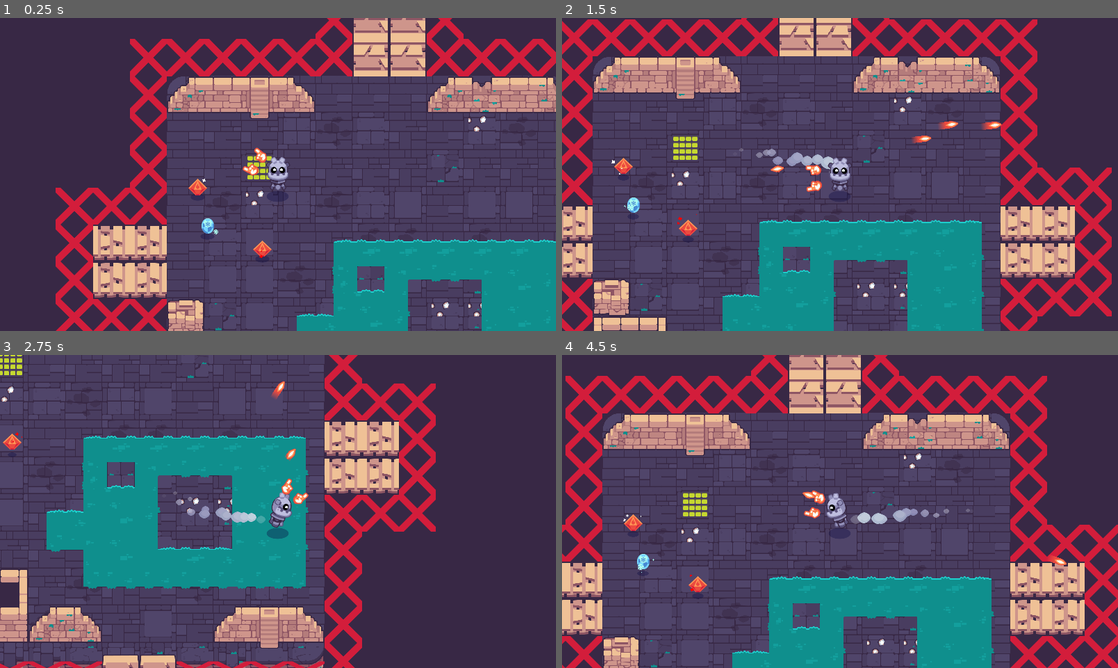
Above: before the commit, frames 1-4 (two rows, left to right).
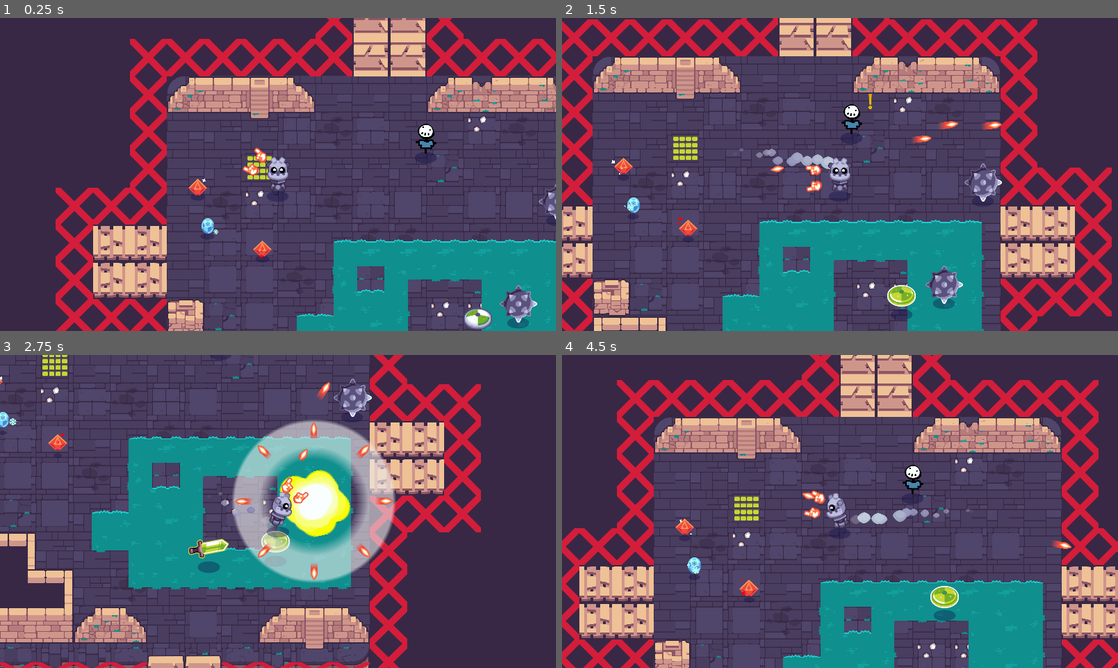
Above: after the commit, the same moments.

Repository: Tyler-Henson/GodotFinalChallenge
Game: Godot game, scene res://rooms/TestRoom.tscn
Same seed, same stepped clock (60 frames per second), same inputs: the game is played once before the commit and once after it. Sound files missing from this copy of the repository are replaced by a short silence.
Inputs (mouse positions are in pixels of both pictures, inside the frame that each line leads up to):
- Up to frame 1 (0.25 s): no input
- Up to frame 2 (1.5 s): move the mouse to (962, 158) at 0.52 s; press the mouse at (962, 158) at 0.53 s; hold D (move_right) 0.53-1.28 s; move the mouse to (728, 190) at 1.27 s; release the mouse at (728, 190) at 1.28 s; hold S (move_down) from 1.28 s (still down); click (728, 190) at 1.35 s
- Up to frame 3 (2.75 s): move the mouse to (333, 442) at 2.02 s; release S (move_down) at 2.03 s; press the mouse at (333, 442) at 2.03 s; hold D (move_right) from 2.03 s (still down)
- Up to frame 4 (4.5 s): move the mouse to (812, 574) at 2.77 s; release D (move_right) at 2.78 s; release the mouse at (812, 574) at 2.78 s; hold W (move_up) 2.78-3.53 s; click (812, 574) at 2.85 s; move the mouse to (1006, 558) at 3.52 s; press the mouse at (1006, 558) at 3.53 s; hold A (move_left) from 3.53 s (still down); move the mouse to (673, 464) at 4.27 s; release the mouse at (673, 464) at 4.28 s; click (673, 464) at 4.35 s

The runs differ from the first frame. In frame 1, 1.2% of the frame differs, in the area x 74-100%, y 33-100%; in frame 2, 1.5%; in frame 3, 41%; in frame 4, 52%, in the area x 0-100%, y 0-100%.

Commit message:
Update TestRoom.tscn

Diff:
--- a/rooms/TestRoom.tscn
+++ b/rooms/TestRoom.tscn
@@ -1,13 +1,16 @@
-[gd_scene load_steps=10 format=2]
+[gd_scene load_steps=13 format=2]
 
 [ext_resource path="res://rooms/assets/tileset_floating_dungeon.tres" type="TileSet" id=1]
 [ext_resource path="res://robot/Robot.tscn" type="PackedScene" id=2]
 [ext_resource path="res://pickups/ice_spells/PickupSpellIcePunch.tscn" type="PackedScene" id=3]
 [ext_resource path="res://rooms/assets/tileset_inivisible_walls.tres" type="TileSet" id=4]
-[ext_resource path="res://rooms/spawners/SpawnerMob.tscn" type="PackedScene" id=5]
+[ext_resource path="res://mobs/dummy/Dummy.tscn" type="PackedScene" id=5]
 [ext_resource path="res://pickups/fire_spells/PickupSpellFireBasic.tscn" type="PackedScene" id=6]
 [ext_resource path="res://pickups/fire_spells/PickupSpellFireRapid.tscn" type="PackedScene" id=7]
-[ext_resource path="res://rooms/spawners/SpawnerTeleporter.tscn" type="PackedScene" id=8]
+[ext_resource path="res://rooms/spawners/SpawnerMob.tscn" type="PackedScene" id=8]
+[ext_resource path="res://mobs/shield/Shield.tscn" type="PackedScene" id=9]
+[ext_resource path="res://mobs/sword/Sword.tscn" type="PackedScene" id=10]
+[ext_resource path="res://mobs/bomb/Bomb.tscn" type="PackedScene" id=11]
 [ext_resource path="res://rooms/TestRoom.gd" type="Script" id=12]
 
 [node name="TestRoom" type="YSort"]
@@ -70,11 +73,21 @@
 "_edit_lock_": true
 }
 
-[node name="SpawnerMob" parent="Mobs" instance=ExtResource( 5 )]
-position = Vector2( 1041, 846 )
+[node name="SpawnerMob" parent="Mobs" instance=ExtResource( 8 )]
+position = Vector2( 1214, 788 )
+spawning_chance = 100
 
-[node name="SpawnerTeleporter" parent="Mobs" instance=ExtResource( 8 )]
-position = Vector2( 1019, 253 )
+[node name="Bomb" parent="Mobs/SpawnerMob" instance=ExtResource( 11 )]
+position = Vector2( 134, -353 )
+
+[node name="Dummy" parent="Mobs/SpawnerMob" instance=ExtResource( 5 )]
+position = Vector2( -320, -570 )
+
+[node name="Shield" parent="Mobs/SpawnerMob" instance=ExtResource( 9 )]
+position = Vector2( -140, 51 )
+
+[node name="Sword" parent="Mobs/SpawnerMob" instance=ExtResource( 10 )]
+position = Vector2( -214, 293 )
 
 [node name="Items" type="Node2D" parent="."]
 __meta__ = {
